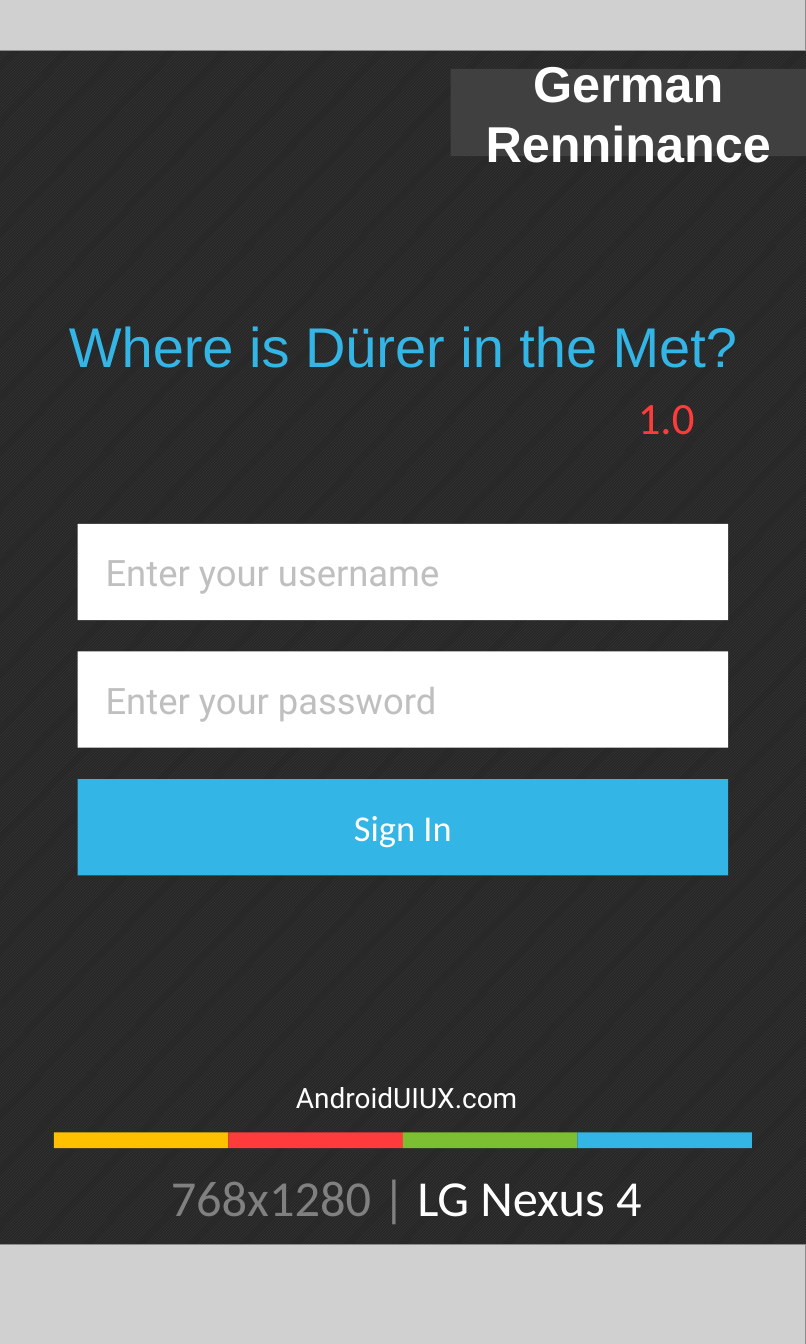
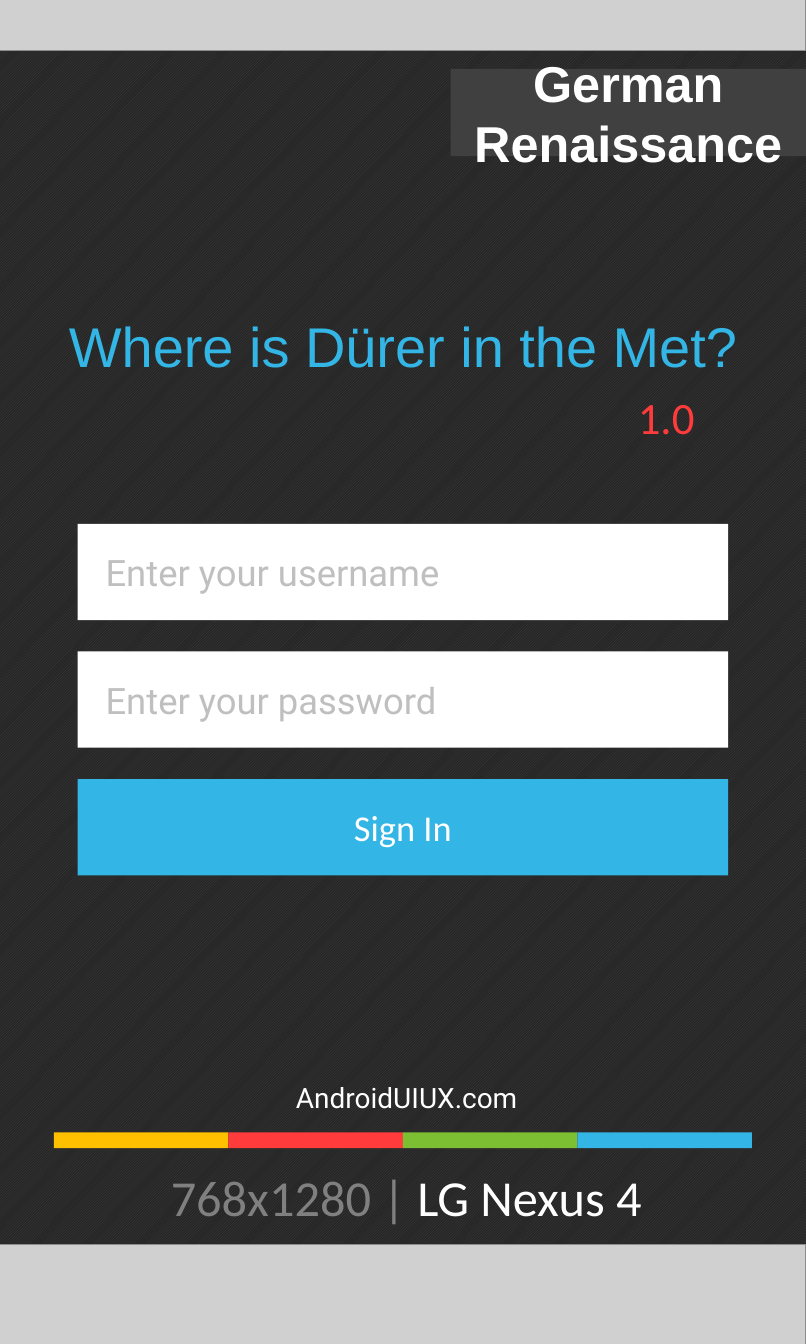
Before and after one commit to schmeelk/PGDV5200_MajorStudio, a slide deck: slide 1 of Durer_Mobile/WhereIsDurerInTheMet.pptx. Drawn at 806x1344 pixels with LibreOffice and Linux fonts; fonts in the diff are those of the drawing; grey boxes stand for pictures. Boxes give left, top, right and bottom in pixels: in the first picture for what was removed or moved away, otherwise in the second. Text is boxed around its words. In the diff, an @@ line names an element or a change of style, - is before the commit and + after.

```diff
--- a/Durer_Mobile/WhereIsDurerInTheMet.pptx
+++ b/Durer_Mobile/WhereIsDurerInTheMet.pptx
@@ text in rectangle at (x1=474, y1=67, x2=782, y2=163): text changed @@
-German Renninance
+German Renaissance
```
Also in this commit, not shown: 7 other slides changed, 3 slides added, 1 other file.
